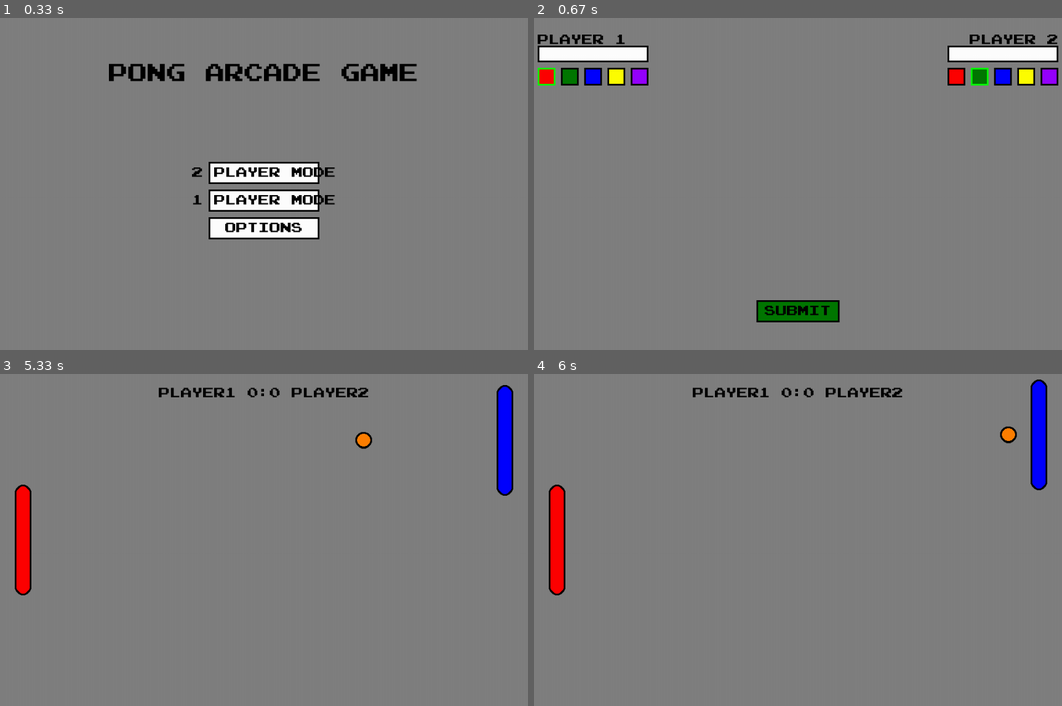
Above: before the commit, frames 1-4 (two rows, left to right).
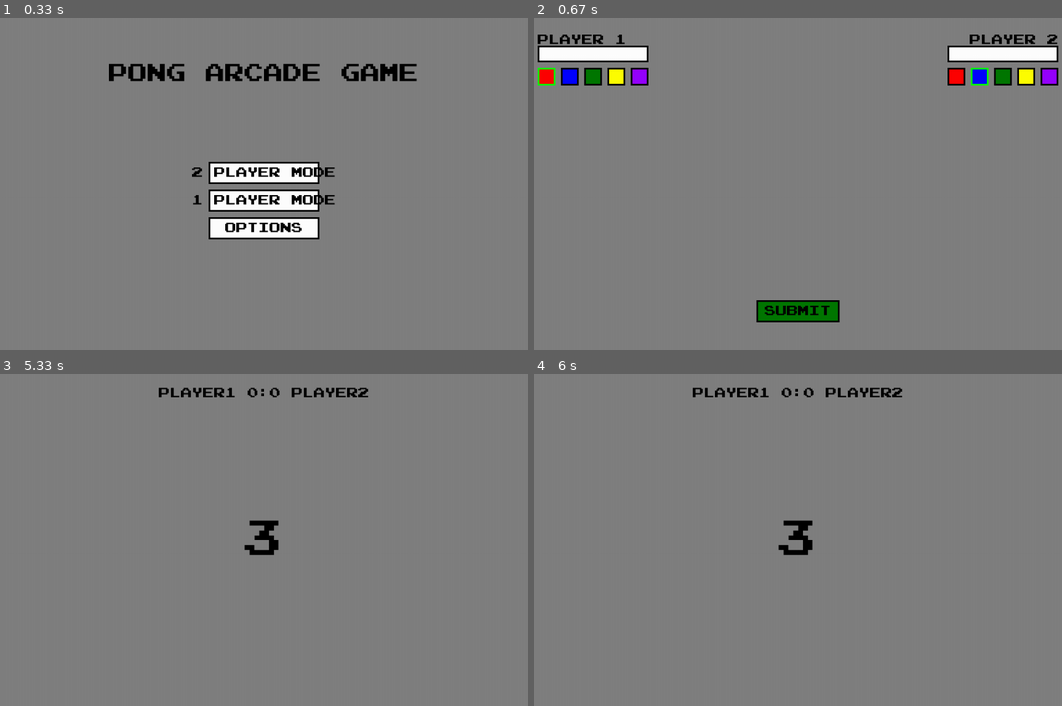
Above: after the commit, the same moments.

Repository: mentekoppany11/Python_projekt-Pong-
Game: pygame game, started from Pong.py
The game is run twice, just before and just after one commit, with the same random seed, the same clock (stepped at 60 frames per second) and the same inputs.
Inputs (mouse positions are in pixels of both pictures, inside the frame that each line leads up to):
- Up to frame 1 (0.33 s): no input
- Up to frame 2 (0.67 s): press the mouse at (776, 197) at 0.37 s; move the mouse to (877, 187) at 0.47 s; release the mouse at (977, 174) at 0.6 s
- Up to frame 3 (5.33 s): click "SUBMIT" at 0.72 s; click (221, 666) at 5.18 s
- Up to frame 4 (6 s): no input

Frame 1 is identical in both runs. In frame 2, 0.5% of the frame differs, in the area x 5-91%, y 15-20%; in frame 3, 2.5%, in the area x 2-98%, y 3-67%; in frame 4, 2.5%.

Commit message:
replay and quit button added and working

Diff:
--- a/Pong.py
+++ b/Pong.py
@@ -191,17 +191,17 @@
     color_box_red_p2 = pygame.Rect(input_box_p2.left, input_box_p1.bottom + 10, 32, 32)
     color_box_red_active_p2 = False
 
-    color_box_green_p1 = pygame.Rect(input_box_p1.left + 42, input_box_p1.bottom + 10, 32, 32)
+    color_box_blue_p1 = pygame.Rect(input_box_p1.left + 42, input_box_p1.bottom + 10, 32, 32)
+    color_box_blue_active_p1 = False
+
+    color_box_blue_p2 = pygame.Rect(input_box_p2.left + 42, input_box_p1.bottom + 10, 32, 32)
+    color_box_blue_active_p2 = True
+
+    color_box_green_p1 = pygame.Rect(input_box_p1.left + 84, input_box_p1.bottom + 10, 32, 32)
     color_box_green_active_p1 = False
 
-    color_box_green_p2 = pygame.Rect(input_box_p2.left + 42, input_box_p1.bottom + 10, 32, 32)
-    color_box_green_active_p2 = True
-
-    color_box_blue_p1 = pygame.Rect(input_box_p1.left + 84, input_box_p1.bottom + 10, 32, 32)
-    color_box_blue_active_p1 = False
-
-    color_box_blue_p2 = pygame.Rect(input_box_p2.left + 84, input_box_p1.bottom + 10, 32, 32)
-    color_box_blue_active_p2 = False
+    color_box_green_p2 = pygame.Rect(input_box_p2.left + 84, input_box_p1.bottom + 10, 32, 32)
+    color_box_green_active_p2 = False
 
     color_box_yellow_p1 = pygame.Rect(input_box_p1.left + 126, input_box_p1.bottom + 10, 32, 32)
     color_box_yellow_active_p1 = False
@@ -475,14 +475,64 @@
 player2_surf = pygame.image.load(color_p2).convert_alpha()
 player2_rect  = player2_surf.get_rect(midright = (950, 300))
 
+replay_box = pygame.Rect(345, 510, 150, 40)
+replay_box_hover = False
+
+replay_surf = font.render("REPLAY", True, BLACK)
+replay_rect = replay_surf.get_rect(center = (420, 530))
+replay_draw = pygame.draw.rect(screen, DARK_GREEN, replay_box)
+replay = False
+
+end_box = pygame.Rect(505, 510, 150, 40)
+end_box_hover = False
+
+end_surf = font.render("QUIT GAME", True, BLACK)
+end_rect = end_surf.get_rect(center = (580, 530))
+end_draw = pygame.draw.rect(screen, DARK_GREEN, end_box)
+end = True
+
+
 countdown(3)
 
-while True:
-    if player1_score != 3 and player2_score != 3:
-        for event in pygame.event.get():
-            if event.type == pygame.QUIT:
-                pygame.quit()
-                exit()
+while end:
+    for event in pygame.event.get():
+        if event.type == pygame.QUIT:
+            pygame.quit()
+            exit()
+
+        if event.type == pygame.MOUSEMOTION:
+            if replay_draw.collidepoint(event.pos) or replay_rect.collidepoint(event.pos):
+                replay_box_hover = True
+            else:
+                replay_box_hover = False
+
+            if end_draw.collidepoint(event.pos) or end_rect.collidepoint(event.pos):
+                end_box_hover = True
+            else:
+                end_box_hover = False
+
+        if event.type == pygame.MOUSEBUTTONDOWN:
+            if replay_draw.collidepoint(event.pos) or replay_rect.collidepoint(event.pos):
+                replay = True
+
+            if end_draw.collidepoint(event.pos) or end_rect.collidepoint(event.pos):
+                end = False
+
+    if replay:
+        player1_score = 0
+        player2_score = 0
+        ball_speed_x = choice([5, -5])
+        ball_speed_y = choice([5, -5])
+        ball_rect.x = 500
+        ball_rect.y = 300
+        player1_rect.x = 30
+        player1_rect.y = 200
+        player2_rect.x = 900
+        player2_rect.y = 200
+        replay = False
+        countdown(3)
+
+    if player1_score < 3 and player2_score < 3:
 
         if game_mode:
             if ball_rect.centery > player2_rect.centery and player2_rect.centery < 500:
@@ -510,10 +560,10 @@
         if keys[pygame.K_s] and player1_rect.centery < 500:
             player1_rect.y += 5
 
-        if keys[pygame.K_UP] and player2_rect.centery > 100:
+        if keys[pygame.K_UP] and player2_rect.centery > 100 and game_mode == False:
             player2_rect.y -= 5
 
-        if keys[pygame.K_DOWN] and player2_rect.centery < 500:
+        if keys[pygame.K_DOWN] and player2_rect.centery < 500 and game_mode == False:
             player2_rect.y += 5
 
         ball_rect.x += ball_speed_x
@@ -556,34 +606,41 @@
         pygame.display.update()
         clock.tick(60)
 
-    else:
+    elif player1_score == 3 or player2_score == 3:
 
         winner_font = pygame.font.Font("game_font.ttf", 40)
 
-        while True:
-            for event in pygame.event.get():
-                if event.type == pygame.QUIT:
-                    pygame.quit()
-                    exit()
-
-            screen.fill(GRAY)
-
-            if player1_score == 3:
-
-                winner_text_p1_surf = winner_font.render(f"WINNER {player1_name}", True, BLACK)
-                winner_text_p1_rect = winner_text_p1_surf.get_rect(center = (500, 300))
-                screen.blit(winner_text_p1_surf, winner_text_p1_rect)
-
-            if player2_score == 3:
-
-                winner_text_p2_surf = winner_font.render(f"WINNER {player2_name}", True, BLACK)
-                winner_text_p2_rect = winner_text_p2_surf.get_rect(center = (500, 300))
-                screen.blit(winner_text_p2_surf, winner_text_p2_rect)
-
-            pygame.display.update()
-            clock.tick(60)
-
-            pygame.time.wait(5000)
-            break
-
-        break
+        screen.fill(GRAY)
+
+        pygame.draw.rect(screen, DARK_GREEN, replay_box)
+        pygame.draw.rect(screen, BLACK, replay_box, 3)
+        screen.blit(replay_surf, replay_rect)
+
+        pygame.draw.rect(screen, DARK_GREEN, end_box)
+        pygame.draw.rect(screen, BLACK, end_box, 3)
+        screen.blit(end_surf, end_rect)
+
+        if player1_score == 3:
+
+            winner_text_p1_surf = winner_font.render(f"WINNER {player1_name}", True, BLACK)
+            winner_text_p1_rect = winner_text_p1_surf.get_rect(center = (500, 300))
+            screen.blit(winner_text_p1_surf, winner_text_p1_rect)
+
+        if player2_score == 3:
+
+            winner_text_p2_surf = winner_font.render(f"WINNER {player2_name}", True, BLACK)
+            winner_text_p2_rect = winner_text_p2_surf.get_rect(center = (500, 300))
+            screen.blit(winner_text_p2_surf, winner_text_p2_rect)
+
+        if replay_box_hover:
+            pygame.draw.rect(screen, GREEN, replay_box)
+            pygame.draw.rect(screen, BLACK, replay_box, 3)
+            screen.blit(replay_surf, replay_rect)
+
+        if end_box_hover:
+            pygame.draw.rect(screen, GREEN, end_box)
+            pygame.draw.rect(screen, BLACK, end_box, 3)
+            screen.blit(end_surf, end_rect)
+
+        pygame.display.update()
+        clock.tick(60)
